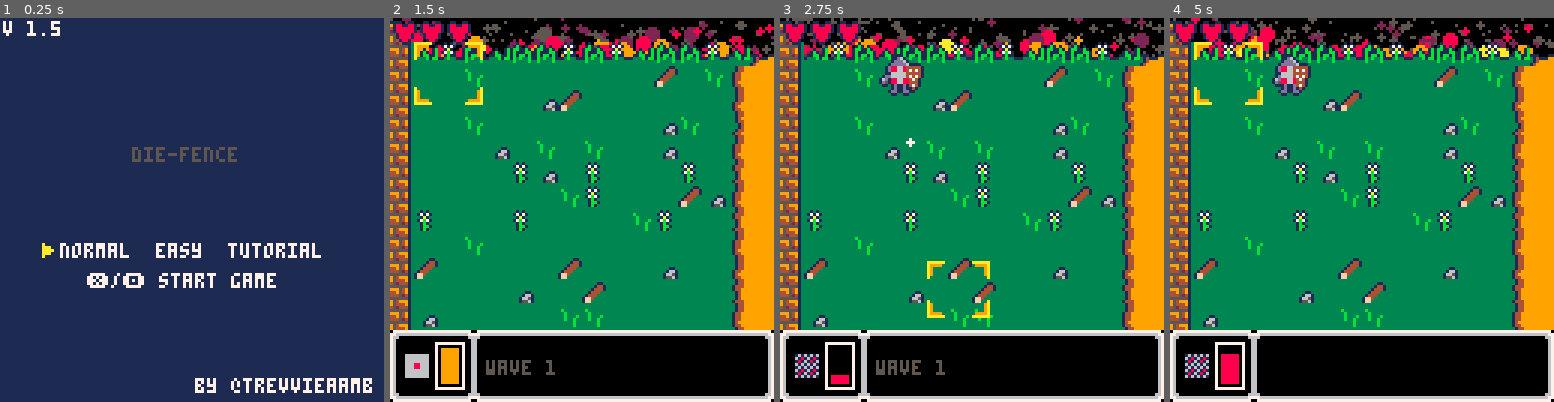
Above: before the commit, frames 1-4 (left to right).
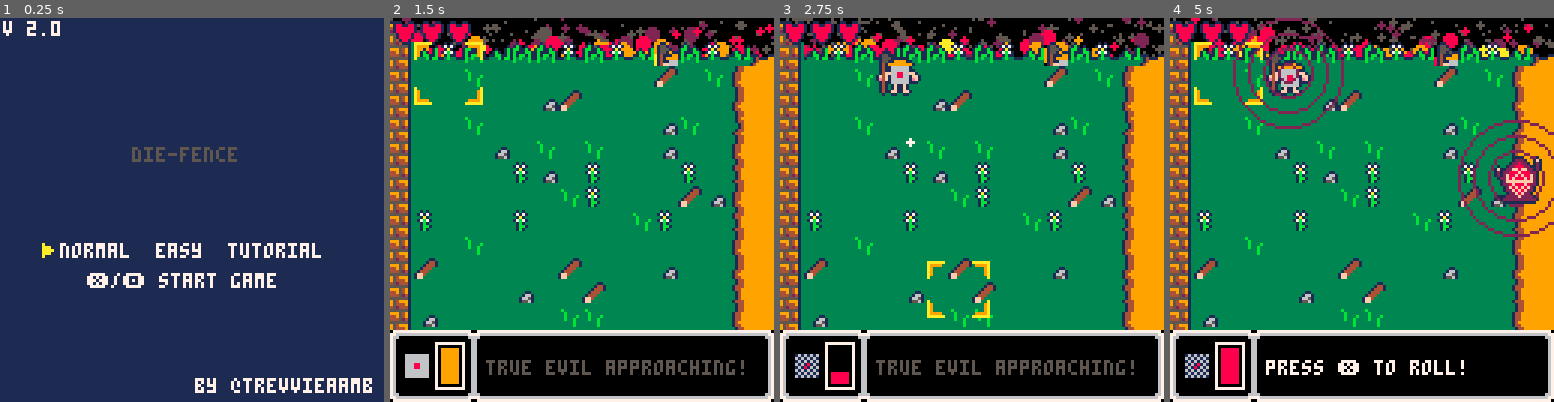
Above: after the commit, the same moments.

Repository: treveron2018/pico8
Game: PICO-8 cartridge diefence.p8
Same seed, same stepped clock (60 frames per second), same inputs: the game is played once before the commit and once after it.
Inputs:
- Up to frame 1 (0.25 s): no input
- Up to frame 2 (1.5 s): tap X (X key) at 0.33, 1.07 s; tap O (Z key) at 0.7 s
- Up to frame 3 (2.75 s): hold Right 1.6-2.1 s; tap O (Z key) at 1.7, 2.1, 2.5 s; tap X (X key) at 1.85 s; hold Up 2.15-2.42 s; hold Right from 2.47 s (still down)
- Up to frame 4 (5 s): tap O (Z key) every 0.4 s from 2.9 to 4.9 s; tap X (X key) at 2.97, 4.08 s; release Right at 3.03 s; hold Left 3.08-3.58 s; hold Down 3.63-3.97 s; hold Right 4.02-4.68 s; hold Up from 4.73 s (still down)

The runs differ from the first frame. In frame 1, less than 0.1% of the frame differs, in the area x 7-16%, y 0-4%; in frame 2, 1.3%; in frame 3, 2.2%; in frame 4, 5.6%, in the area x 4-100%, y 0-93%.

Commit message:
1st boss commit

Diff:
--- a/diefence.p8
+++ b/diefence.p8
@@ -7,9 +7,11 @@
 --todo
 --final boss
 --fb music
+--evil dice
+----halo
 
 function _init()
-	version="1.5"
+	version="2.0"
 	mode="title"
 	is_easy=false
 	blinkt=0
@@ -138,7 +140,9 @@
 	if(diff_pos[current_dpos].diff=="easy")is_easy=true
 	t=0
 	rnd_tiles()
-	mode="wave"
+	--mode=="wave"
+	--boss test
+	mode="boss_w"
 	p_rolls=0
 	if is_easy then
 		mode="easy"
@@ -181,7 +185,8 @@
 	wave_enemies={
 		{4,4,4,4,4,4,4,4,4,4},
 		{4,4,4,4,4,4,4,8,8,8,8,8,8,8,8},
-		{4,4,4,4,4,4,4,12,12,8,8,8,8,8,8,8,8}
+		{4,4,4,4,4,4,4,12,12,8,8,8,8,8,8,8,8},
+		{4,4,4,4,4,8,8,12,12,12,12,8,8,8,8,8,8,8,8}
 	}
 
 	enemies={}
@@ -255,6 +260,9 @@
 	manage_fire()
 	manage_row_cleaners()
 	camera_shake()
+	if mode=="boss" then
+		manage_boss()
+	end
 end
 
 function draw_game()
@@ -277,6 +285,9 @@
 	draw_row_cleaners()
 	draw_ci()
 	if(die_loaded)preview()
+	if mode=="boss" then
+		draw_boss()
+	end
 end
 -->8
 --grid functions
@@ -397,9 +408,9 @@
 	if(ui_dice>6)ui_dice=1
 	if die_ani>=30 then
 	sfx(19)
-		ui_dice=flr(rnd(6))+1
---	local test={1,6}
---	ui_dice=rnd(test)
+		--ui_dice=flr(rnd(6))+1
+		--local test={1,6}
+		ui_dice=1
 		small_explosion(ui_dicex+4,ui_dicey+4)
 		while (#dice==0 or p_rolls>0)
 		and ui_dice==6 do
@@ -429,6 +440,9 @@
 		print(t2,ruix,ruiy_l2,blink())
 	elseif mode=="horde" then
 		t2="horde incoming!"
+		print(t2,ruix,ruiy_l2,blink())
+	elseif mode=="boss_w" then
+		t2="true evil approaching!"
 		print(t2,ruix,ruiy_l2,blink())
 	elseif mode=="win" then
 		t1=[[soon...
@@ -709,9 +723,14 @@
 
 function draw_dice()
 	for d in all(dice) do
+		local flp=false
 		if d.upgraded then
 			pal(6,1)
 			pal(8,10)
+		elseif d.evil then
+			pal(8,2)
+			pal(6,8)
+			flp=true
 		end
 		local myspr=0
 		if d.ani<=10 then
@@ -719,7 +738,7 @@
 		else
 			myspr=d.spr2
 		end
-		spr(myspr,d.x,d.y,2,2)
+		spr(myspr,d.x,d.y,2,2,flp)
 		pal()
 	end
 end
@@ -750,7 +769,12 @@
 end
 
 function manage_cqc(d2)
-	local d=ally_hitbox_detection(d2)
+	local d=nil
+	if not d2.evil then
+		d=ally_hitbox_detection(d2)
+	else
+		d=enemy_hitbox_detection(d2,dice)
+	end
 	if d!=nil then
 		attack(d2,d,"ally")
 	end
@@ -760,13 +784,17 @@
 	d3.att_t-=1
 	if(d3.att_t<=0)then
 		local arrow={
-			x=d3.x,
-			y=d3.y+5,
+			x=d3.x+14,
+			y=d3.y+4,
 			att=5,
 			att_t=0,
 			rate=0
 		}
 		arrow.spr=13
+		if d3.evil then
+			arrow.evil=true
+			arrow.x=d3.x-6
+		end
 		add(arrows,arrow)
 		d3.att_t=d3.rate
 		sfx(15)
@@ -1012,7 +1040,7 @@
 
 function manage_d4s(d4)
 	local d=enemy_hitbox_detection(d4,dice)
-	if not d then
+	if not d or d4.wait then
 		d4.combat=false
 	else
 		d4.combat=true
@@ -1175,7 +1203,11 @@
 		and not enemy_hitbox_detection(e,d12s)
 	 then
 			e.wait=false
-		else e.wait=true
+		elseif enemy_hitbox_detection(e,dice)	then
+		 local obj=enemy_hitbox_detection(e,dice)
+		 if(obj.evil)e.wait=true
+		else
+		 e.wait=true
 		end
 end
 
@@ -1219,24 +1251,31 @@
 		y2=ch.y+12
 	}
 	for d in all(enemies) do
-		local d_hitbox={
-			x1=d.x,
-			y1=d.y+8,
-			x2=d.x+8,
-			y2=d.y+10
-		}
+		local d_hitbox=set_hitbox(d)
 		if (col(hitbox,d_hitbox))obj=d
 	end
 	for d in all(d12s) do
-		local d_hitbox={
-			x1=d.x,
-			y1=d.y+8,
-			x2=d.x+8,
-			y2=d.y+10
-		}
+		local d_hitbox=set_hitbox(d)
 		if (col(hitbox,d_hitbox))obj=d
 	end
+	for d in all(dice) do
+		local d_hitbox=set_hitbox(d)
+		if col(hitbox,d_hitbox)then
+			obj=d
+			if(not obj.evil)obj=nil
+		end
+	end
 	return obj
+end
+
+function set_hitbox(d)
+	local hitbox={
+		x1=d.x,
+		y1=d.y+8,
+		x2=d.x+8,
+		y2=d.y+10
+	}
+	return hitbox
 end
 
 function arrow_hitbox_detection(a)
@@ -1247,23 +1286,44 @@
 		x2=a.x+7,
 		y2=a.y+6
 	}
-	for d in all(enemies) do
-		local d_hitbox={
-			x1=d.x,
-			y1=d.y,
-			x2=d.x+15,
-			y2=d.y+15
-		}
-		if (col(hitbox,d_hitbox))obj=d
-	end
-	for d in all(d12s) do
-		local d_hitbox={
-			x1=d.x,
-			y1=d.y,
-			x2=d.x+15,
-			y2=d.y+15
-		}
-		if (col(hitbox,d_hitbox))obj=d
+	if a.evil then
+		for d in all(dice) do
+			local d_hitbox={
+				x1=d.x,
+				y1=d.y,
+				x2=d.x+15,
+				y2=d.y+15
+			}
+			if (col(hitbox,d_hitbox))obj=d
+		end
+	else
+		for d in all(dice) do
+			local d_hitbox={
+				x1=d.x,
+				y1=d.y,
+				x2=d.x+15,
+				y2=d.y+15
+			}
+			if (d.evil and col(hitbox,d_hitbox))obj=d
+		end
+		for d in all(enemies) do
+			local d_hitbox={
+				x1=d.x,
+				y1=d.y,
+				x2=d.x+15,
+				y2=d.y+15
+			}
+			if (col(hitbox,d_hitbox))obj=d
+		end
+		for d in all(d12s) do
+			local d_hitbox={
+				x1=d.x,
+				y1=d.y,
+				x2=d.x+15,
+				y2=d.y+15
+			}
+			if (col(hitbox,d_hitbox))obj=d
+		end
 	end
 	return obj
 end
@@ -1298,8 +1358,12 @@
 
 function manage_arrows()
 	for a in all(arrows) do
-		a.x+=2
-		if(a.x>128)del(arrows,a)
+		if a.evil then
+			a.x-=2
+		else
+			a.x+=2
+		end
+		if(a.x>128 or a.x<=-8)del(arrows,a)
 		local d=arrow_hitbox_detection(a)
 		if d then
 			attack(a,d,"arrow")
@@ -1335,7 +1399,8 @@
 
 function draw_arrows()
 	for a in all(arrows) do
-		spr(a.spr,a.x,a.y)
+		local flp=a.evil
+		spr(a.spr,a.x,a.y,1,1,flp)
 	end
 end
 
@@ -1422,13 +1487,17 @@
 		else
 			loop=true
 		end
-	elseif mode=="horde" then
+	elseif mode=="horde" or mode=="boss_w" then
 		if c_pause and costatus(c_pause)!="dead"then
 			coresume(c_pause)
 		elseif c_horde and costatus(c_horde)!="dead"then
 			coresume(c_horde)
 		else
-			mode="game"
+			if mode=="horde"then
+				mode="game"
+			else
+				mode="boss"
+			end
 			c_pause=nil
 			c_horde=nil
 			has_horde=true
@@ -1442,7 +1511,10 @@
 	if #we==0
 	and #enemies==0
 	and #d12s==0 then
-		if not has_horde then
+		if wave==4 then
+			mode="boss_w"
+			sfx(21,0,4)
+		elseif not has_horde then
 			mode="horde"
 			sfx(21,0,4)
 			c_pause=cocreate(pause)
@@ -1647,6 +1719,79 @@
 		}
 		add(particles,myp)
 	end
+end
+-->8
+--boss
+boss={
+	x=108,
+	y=46,
+	hp=300,
+	phase=2,
+	spr1=76,
+	spr2=78,
+	timer=0,
+	beam_in=false,
+	beam_out=false,
+	isin=false,
+	isout=false,
+	target=nil
+}
+
+function manage_boss()
+	if boss.phase==1 then
+		boss.phase=2
+		boss.timer=0
+	elseif boss.phase==2 then
+		boss.timer+=1
+		if not boss.target and #dice>0 then
+			boss.target=rnd(dice)
+			boss.timer=0
+		else
+			if boss.timer%5==0 then
+				local sh={
+						x=boss.x+7,
+						y=boss.y+7,
+						r=2,
+						tr=20,
+						col=2,
+						spd=1
+				}
+				add(shwaves,sh)
+				local sh2={
+						x=boss.target.x+7,
+						y=boss.target.y+7,
+						r=20,
+						tr=2,
+						col=2,
+						spd=1
+				}
+				add(shwaves,sh2)
+			end
+		if boss.timer>=150 then
+			boss.timer=0
+			boss.target.evil=true
+			boss.target.upgrade=false
+			boss.target.hp=boss.target.maxhp
+			boss.phase=3
+		end
+		end
+	end
+end
+
+function draw_boss()
+	--test
+--	rectfill(boss.x-2,0,boss.x+17,boss.y+16,7)
+--	ovalfill(boss.x-2,boss.y+14,boss.x+17,boss.y+18,7)
+	spr(boss.spr1,boss.x,boss.y,2,2)
+
+end
+
+function update_beam(inout)
+
+end
+
+function draw_beam()
+
 end
 __gfx__
 00000000001100000000000000110000000000000000000000000000000000000000000000000000000000000011000000000000000000000006600010101010
@@ -1845,7 +1990,7 @@
 
 __map__
 5100000000000000000000000000000000000000000000000000000000000000000000000000000000000000000000000000000000000000000000000000000000000000000000000000000000000000000000000000000000000000000000000000000000000000000000000000000000000000000000000000000000000000
-6156575856585857585756585857567100000000000000000000000000000000000000000000000000000000000000000000000000000000000000000000000000000000000000000000000000000000000000000000000000000000000000000000000000000000000000000000000000000000000000000000000000000000
+6156575856585857585756015857567100000000000000000000000000000000000000000000000000000000000000000000000000000000000000000000000000000000000000000000000000000000000000000000000000000000000000000000000000000000000000000000000000000000000000000000000000000000
 6152525252525252525252525252625b00000000000000000000000000000000000000000000000000000000000000000000000000000000000000000000000000000000000000000000000000000000000000000000000000000000000000000000000000000000000000000000000000000000000000000000000000000000
 6152525252525252525252525252635b00000000000000000000000000000000000000000000000000000000000000000000000000000000000000000000000000000000000000000000000000000000000000000000000000000000000000000000000000000000000000000000000000000000000000000000000000000000
 6152525252525252525252525252735b00000000000000000000000000000000000000000000000000000000000000000000000000000000000000000000000000000000000000000000000000000000000000000000000000000000000000000000000000000000000000000000000000000000000000000000000000000000
Not shown, changed: the music (__music__) section of diefence.p8
Not shown, changed: the sound effects (__sfx__) section of diefence.p8
